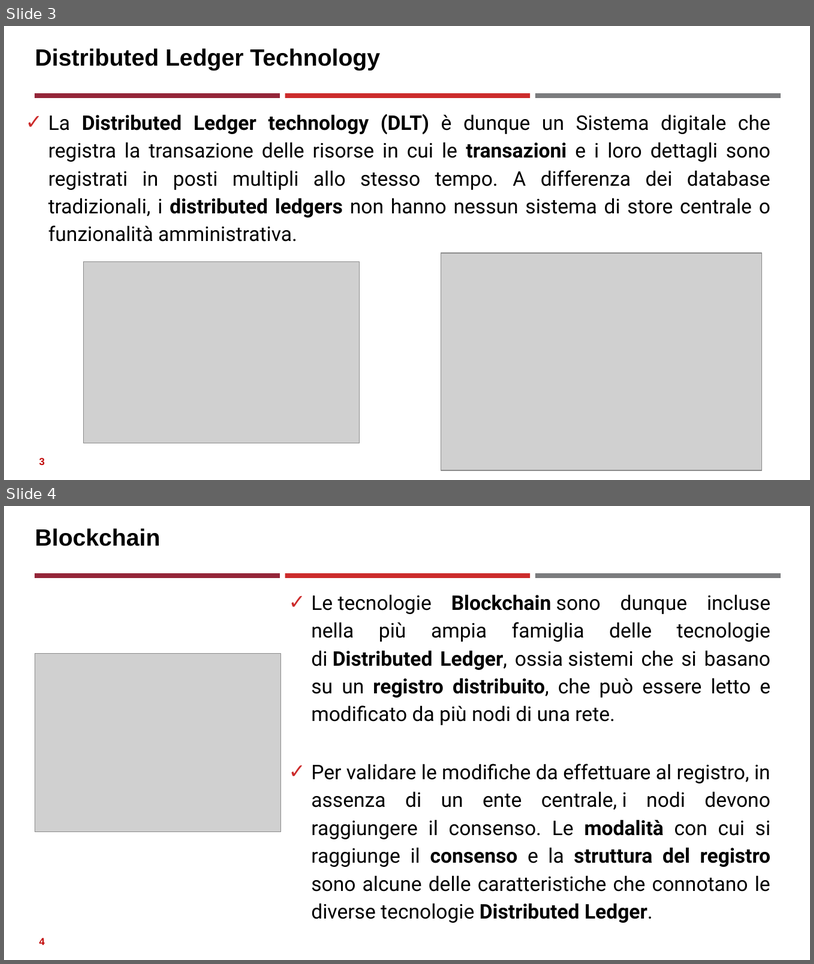
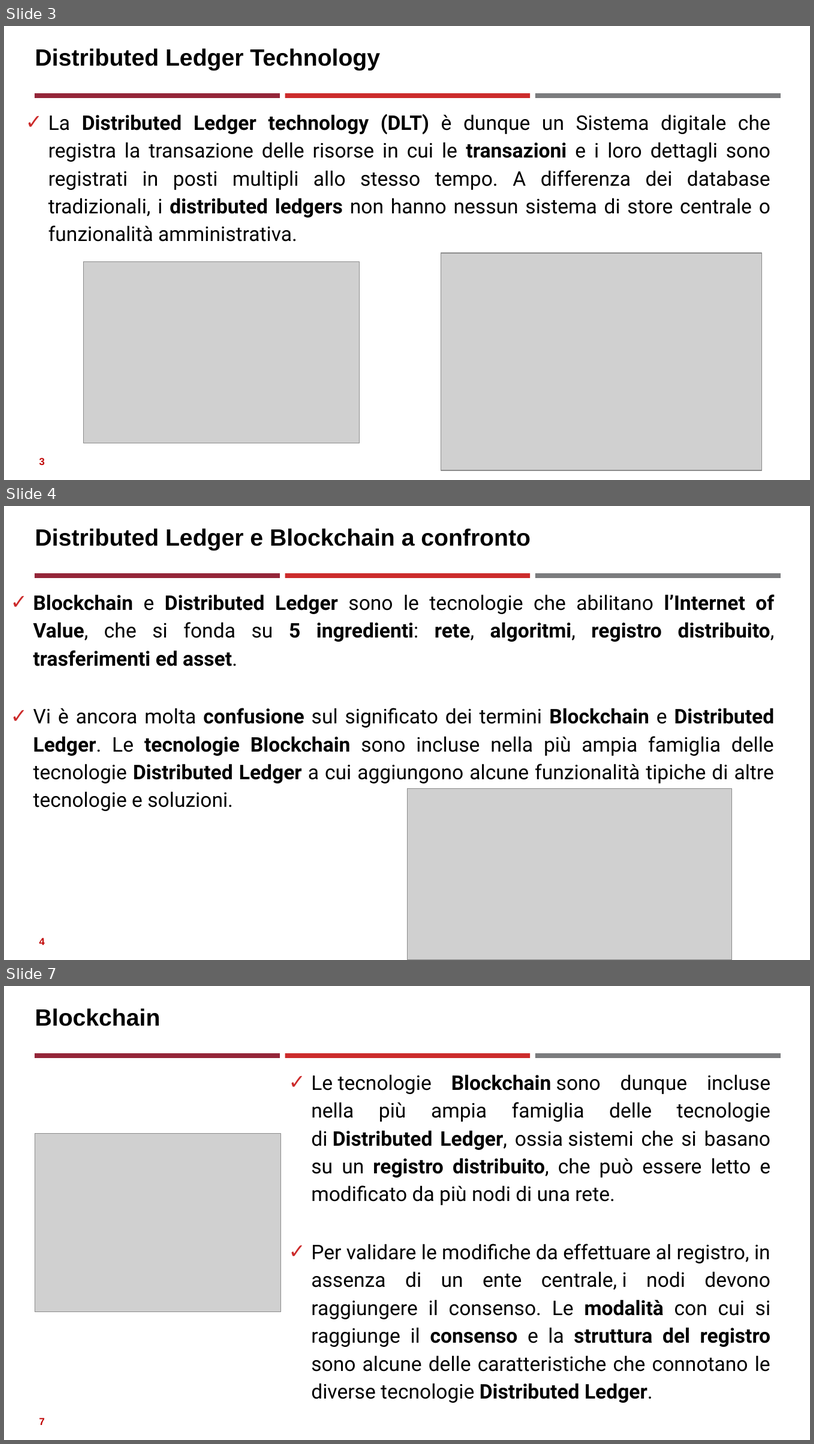
Before and after one commit to neural1977/data_science_interview_material, a slide deck: Assicurazioni/Distributed Ledger Technology_ita.pptx. Shown one above the other, each under a label of ours: slides 3 and 4 before the commit, slides 3, 4 and 7 after it; the slides between them are not shown. The pictures are 814x964 and 814x1444 pixels, drawn with LibreOffice and Linux fonts; fonts in the diff are those of the drawing; grey boxes stand for pictures. Boxes give left, top, right and bottom in pixels: in the first picture for what was removed or moved away, otherwise in the second. Text is boxed around its words. In the diff, an @@ line names an element or a change of style, - is before the commit and + after.

```diff
--- a/Assicurazioni/Distributed Ledger Technology_ita.pptx
+++ b/Assicurazioni/Distributed Ledger Technology_ita.pptx
@@ slide 4 added at (4,506,810,960), background #FFFFFF; not listed: 3 template elements that a slide beside it also shows @@
@@ title added at (35,528,531,550), 28 pt, text #000000, bold @@
+Distributed Ledger e Blockchain a confronto
@@ text added at (33,594,775,811), 24 pt, text #000000 @@
+✓ Blockchain e Distributed Ledger sono le tecnologie che abilitano l’Internet of Value, che si fonda su 5 ingredienti: rete, algoritmi, registro distribuito, trasferimenti ed asset.
+✓ Vi è ancora molta confusione sul significato dei termini Blockchain e Distributed Ledger. Le tecnologie Blockchain sono incluse nella più ampia famiglia delle tecnologie Distributed Ledger a cui aggiungono alcune funzionalità tipiche di altre tecnologie e soluzioni.
@@ picture added at (408,788,732,960) @@
@@ page number added at (39,937,45,945), 12 pt, text #C00000, bold @@
+4
@@ what was slide 4 is now slide 7 @@
@@ page number at (39,1417,45,1425): text changed @@
-4
+7
```
Also in this commit, not shown: 1 slide changed, 2 other slides added, 1 other file.
